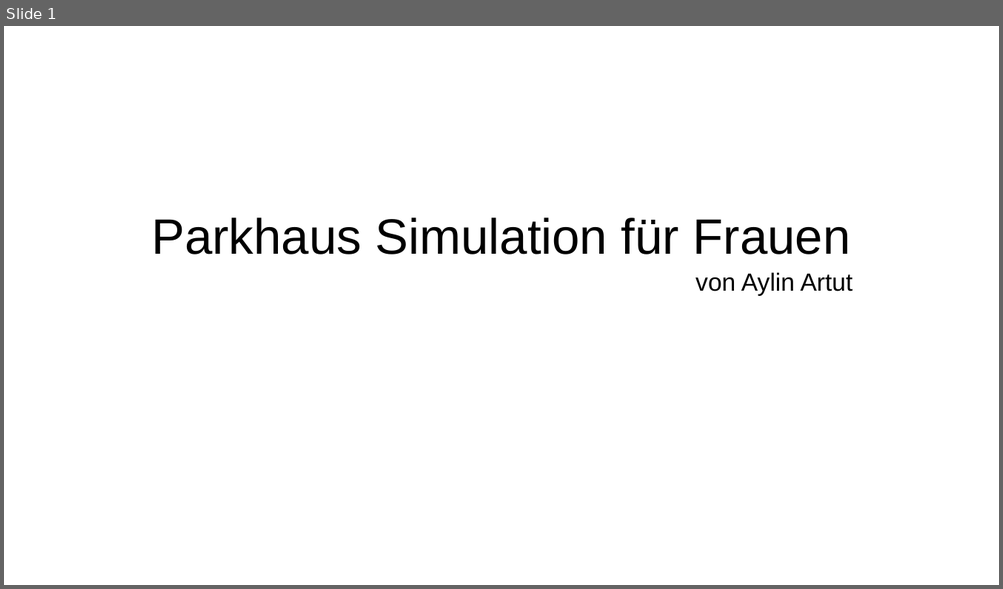
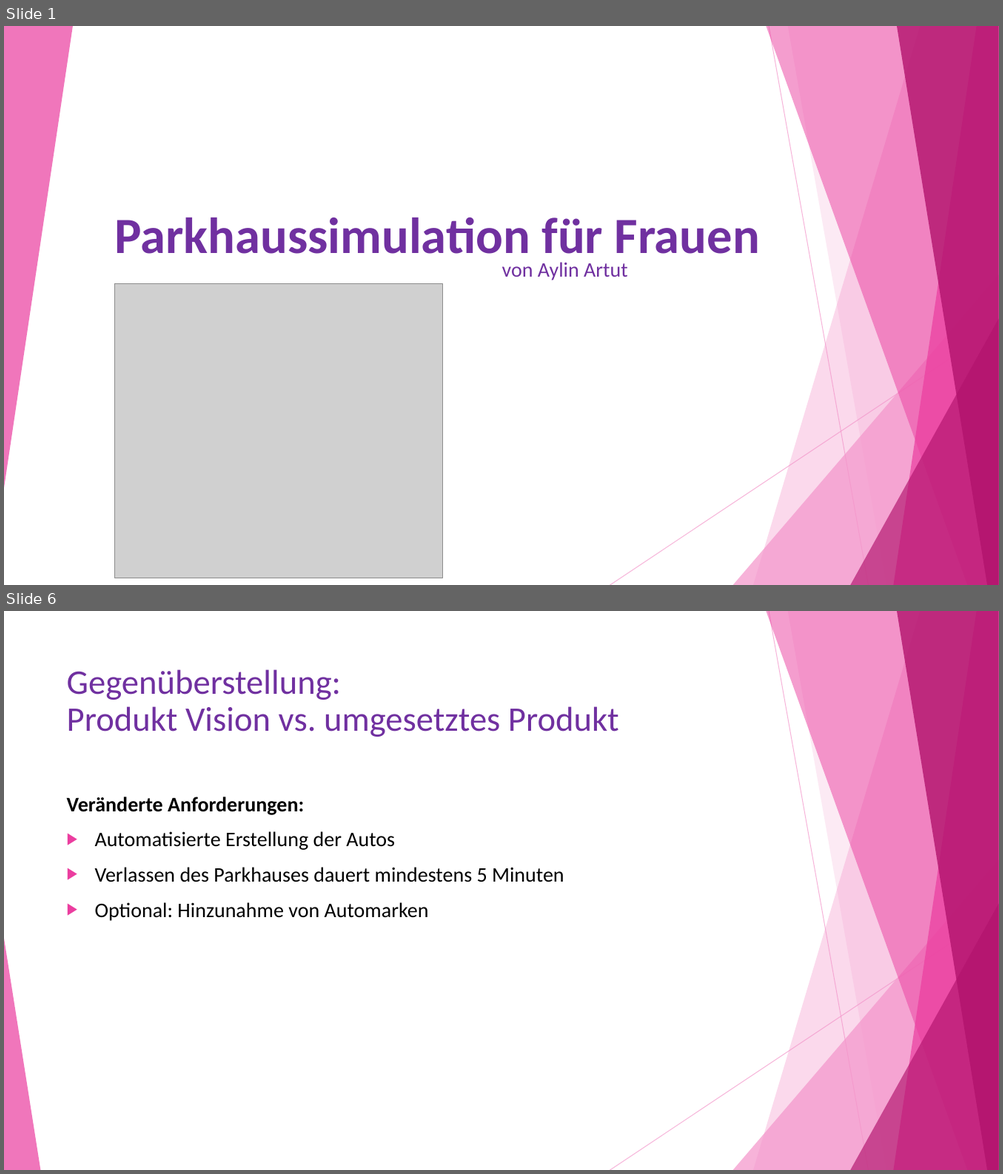
Before and after one commit to AylinArtut/ParkhausSimulation, a slide deck: Dokumente/Präsentation_Aylin_Artut.odp. Shown one above the other, each under a label of ours: slide 1 before the commit, slides 1 and 6 after it; the slides between them are not shown. The pictures are 1003x589 and 1003x1174 pixels, drawn with LibreOffice and Linux fonts; fonts in the diff are those of the drawing; grey boxes stand for pictures. Boxes give left, top, right and bottom in pixels: in the first picture for what was removed or moved away, otherwise in the second. Text is boxed around its words. In the diff, an @@ line names an element or a change of style, - is before the commit and + after.

```diff
--- a/Dokumente/Präsentation_Aylin_Artut.odp
+++ b/Dokumente/Präsentation_Aylin_Artut.odp
@@ slide 6 added at [4,611,999,1170], background #FFFFFF; not listed: 9 template elements that a slide beside it also shows @@
@@ title added at [67,669,619,737], 33.3 pt, text #7030A0 @@
+Gegenüberstellung:
+Produkt Vision vs. umgesetztes Produkt
@@ text added at [67,797,564,921], 20 pt, text #000000 @@
+Veränderte Anforderungen:
+▶ Automatisierte Erstellung der Autos
+▶ Verlassen des Parkhauses dauert mindestens 5 Minuten
+▶ Optional: Hinzunahme von Automarken
@@ freeform shape added at [4,939,40,1170], fill #EB3D9F at 70% opacity @@
@@ slide 1 changed as well @@
@@ group added at [4,26,999,585]: 8 freeform shapes, 2 lines @@
@@ title at [115,217,760,266]: text changed; size 48 to 49 pt; font Arial to Calibri; text colour #000000 to #7030A0; bold on @@
-Parkhaus Simulation für Frauen
+Parkhaussimulation für Frauen
@@ subtitle "von Aylin Artut": place and size @@
-subtitle "von Aylin Artut" at [695,272,853,296]
+subtitle "von Aylin Artut" at [502,262,627,281]
@@ subtitle "von Aylin Artut" at [502,262,627,281]: size 24 to 20 pt, font Arial to Calibri, text colour #000000 to #7030A0; alignment centre to left @@
@@ picture added at [115,284,443,579] @@
```
Also in this commit, not shown: 8 other slides added, 1 slide removed, 1 other file.
